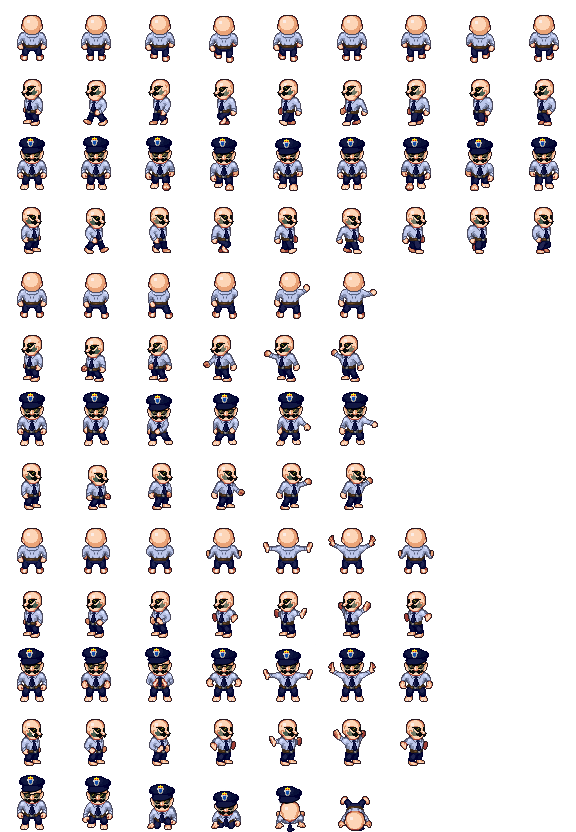
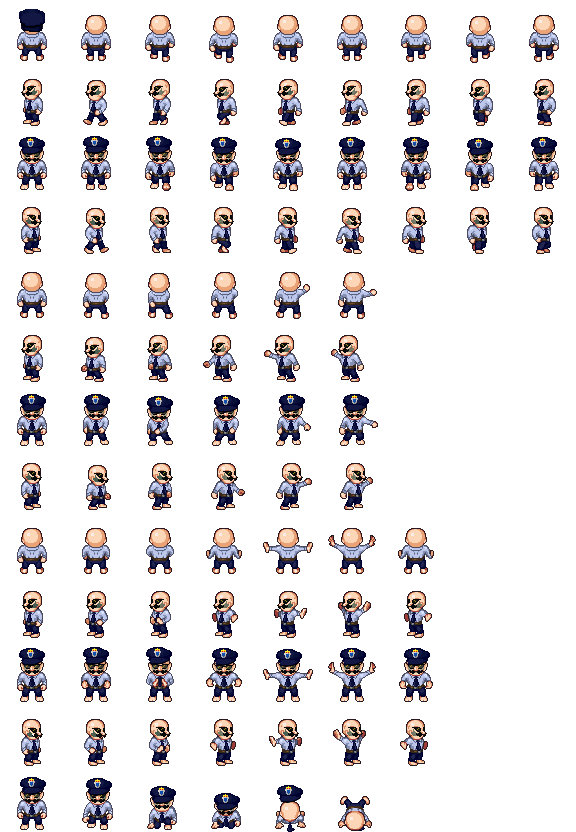
Layered file, before and after one edit (576x832). Changes by layer:
renamed "MergedCap" to "MergedCapFront", painted on it over [18, 9, 444, 811]
showed group "PoliceCap #1" (2 layers) over [22, 134, 60, 155]
